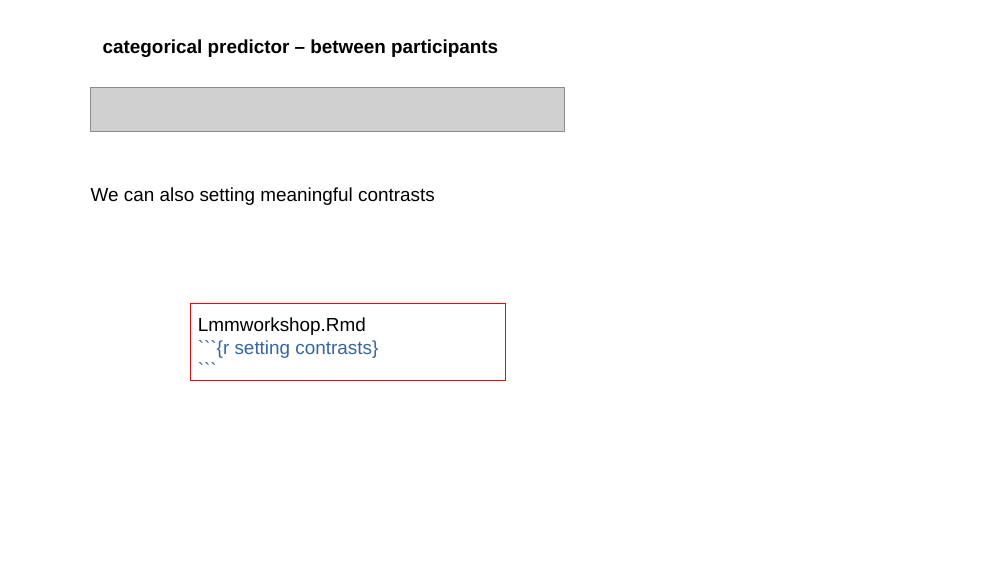
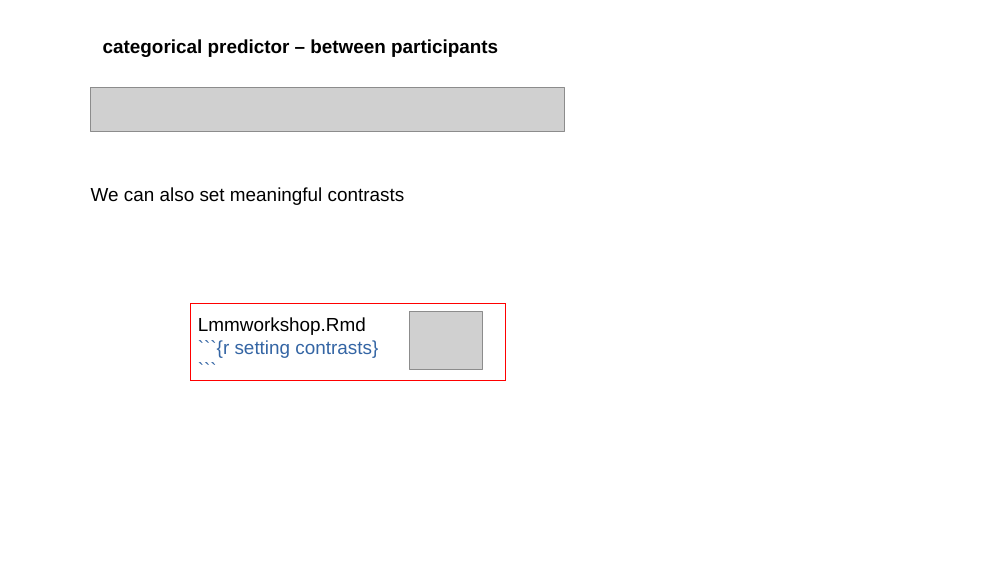
Before and after one commit to FPupillo/LMM_workshop, a slide deck: slide 65 of PPT_LMM.odp (slide 56 before the commit). Drawn at 1008x567 pixels with LibreOffice and Linux fonts; fonts in the diff are those of the drawing; grey boxes stand for pictures. Boxes give left, top, right and bottom in pixels: in the first picture for what was removed or moved away, otherwise in the second. Text is boxed around its words. In the diff, an @@ line names an element or a change of style, - is before the commit and + after.

```diff
--- a/PPT_LMM.odp
+++ b/PPT_LMM.odp
@@ text at bbox=[91, 187, 405, 205]: text changed @@
-We can also setting meaningful contrasts
+We can also set meaningful contrasts
@@ picture added at bbox=[409, 312, 482, 369] @@
```
Also in this commit, not shown: 34 other slides changed, 18 slides added, 5 slides removed, 6 other files.
